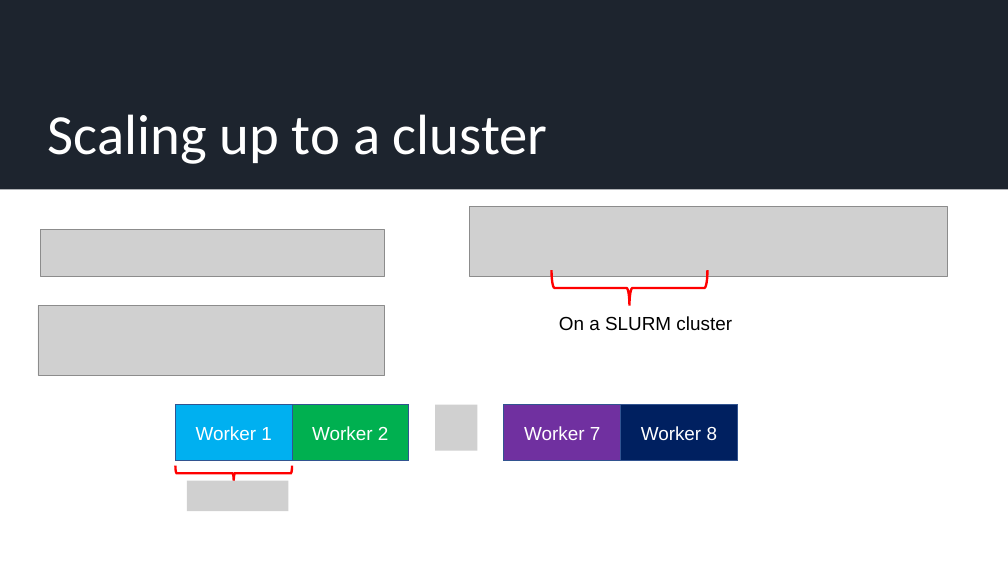
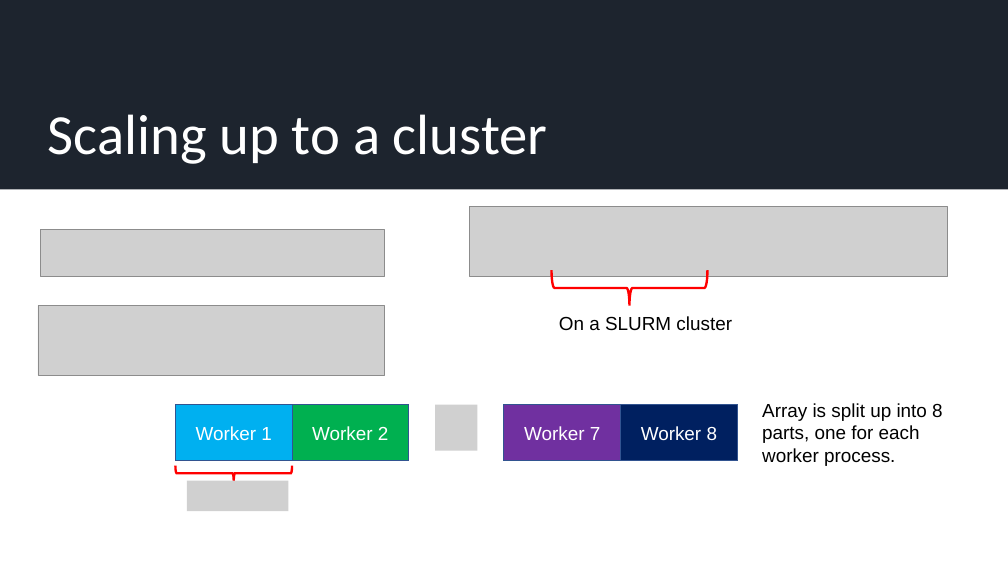
Before and after one commit to JamieMair/julia-for-research-with-hpc, a slide deck: slide 15 of Practical examples of accelerating numerical and ML research.pptx (slide 12 before the commit). Drawn at 1008x567 pixels with LibreOffice and Linux fonts; fonts in the diff are those of the drawing; grey boxes stand for pictures. Boxes give left, top, right and bottom in pixels: in the first picture for what was removed or moved away, otherwise in the second. Text is boxed around its words. In the diff, an @@ line names an element or a change of style, - is before the commit and + after.

```diff
--- a/Practical examples of accelerating numerical and ML research.pptx
+++ b/Practical examples of accelerating numerical and ML research.pptx
@@ text added at [762,403,943,466], 18 pt, text #000000 @@
+Array is split up into 8 parts, one for each worker process.
```
Also in this commit, not shown: 5 other slides changed, 7 slides added, 1 slide removed.
